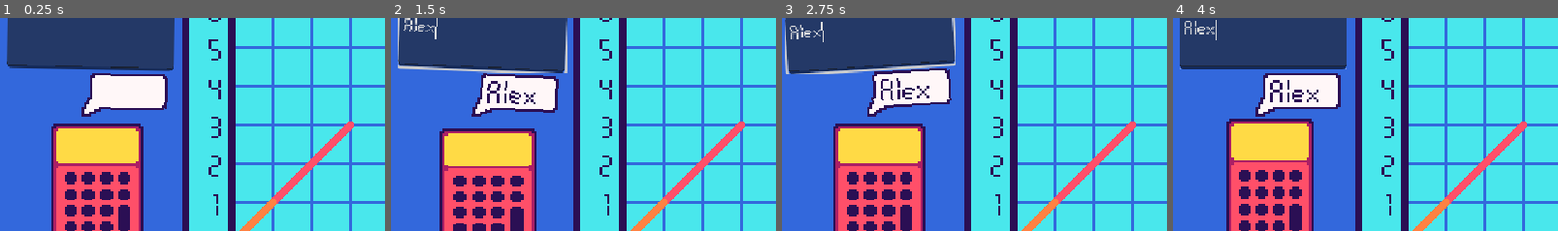
Above: before the commit, frames 1-4 (left to right).
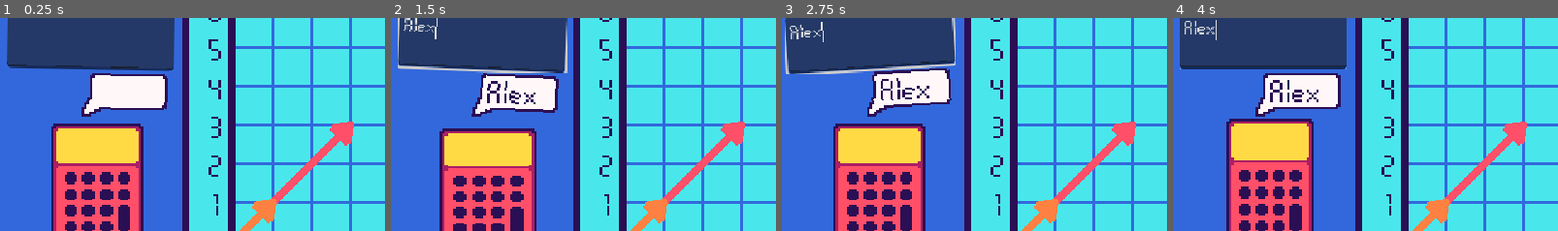
Above: after the commit, the same moments.

Repository: KyleTiley/VectorMathGame
Game: Godot game, scene res://Game/game.tscn
The game is run twice, just before and just after one commit, with the same random seed, the same clock (stepped at 60 frames per second) and the same inputs.
Inputs (mouse positions are % of the whole screen's width and height, from its top left):
- Up to frame 1 (0.25 s): no input
- Up to frame 2 (1.5 s): click (12, 41) at 0.52 s; type "Alex" at 0.6 s; move the mouse to (30, 88) at 1.27 s; click (30, 88) at 1.42 s
- Up to frame 3 (2.75 s): move the mouse to (30, 78) at 2.02 s; click (30, 78) at 2.17 s
- Up to frame 4 (4 s): move the mouse to (30, 69) at 2.77 s; click (30, 69) at 2.92 s; move the mouse to (30, 60) at 3.52 s; click (30, 60) at 3.67 s
The pictures show only the part of the screen within x 0-50%, y 35-85%; the shares and areas given below are measured in that part.

The runs differ from the first frame. In frame 1, 0.5% of the frame differs, in the area x 65-92%, y 48-97%; in frame 2, 0.5%; in frame 3, 0.5%; in frame 4, 0.5%.

Commit message:
arrows work

Diff:
--- a/Game/VectorLine/vector_line.gd
+++ b/Game/VectorLine/vector_line.gd
@@ -7,13 +7,20 @@
 	var diff = end_point - start_point
 	print(diff)
 
-	var vector_direction = -rad_to_deg(tanh(diff.y / diff.x)) # times negative to make easier to read
-	print(vector_direction)
-#	var first_point_to_add
-#	var second_point_to_add
-#
-#
-#	# cap off triangle
-#	self.add_point(first_point_to_add)
-#	self.add_point(second_point_to_add)
-#	self.add_point(start_point) # to finalise
+	var theta = atan2(diff.y, diff.x)
+
+	var rad = deg_to_rad(35)
+	var arrow_length = 15
+	var x = end_point.x - arrow_length * cos(theta + rad)
+	var y = end_point.y - arrow_length * sin(theta + rad)
+	var phi = deg_to_rad(-35)
+	var x2 = end_point.x - arrow_length * cos(theta + phi)
+	var y2 = end_point.y - arrow_length * sin(theta + phi)
+
+	var first_point_to_add = Vector2(x, y)
+	var second_point_to_add = Vector2(x2, y2)
+
+	# cap off triangle
+	self.add_point(first_point_to_add)
+	self.add_point(second_point_to_add)
+	self.add_point(end_point) # to finalise
